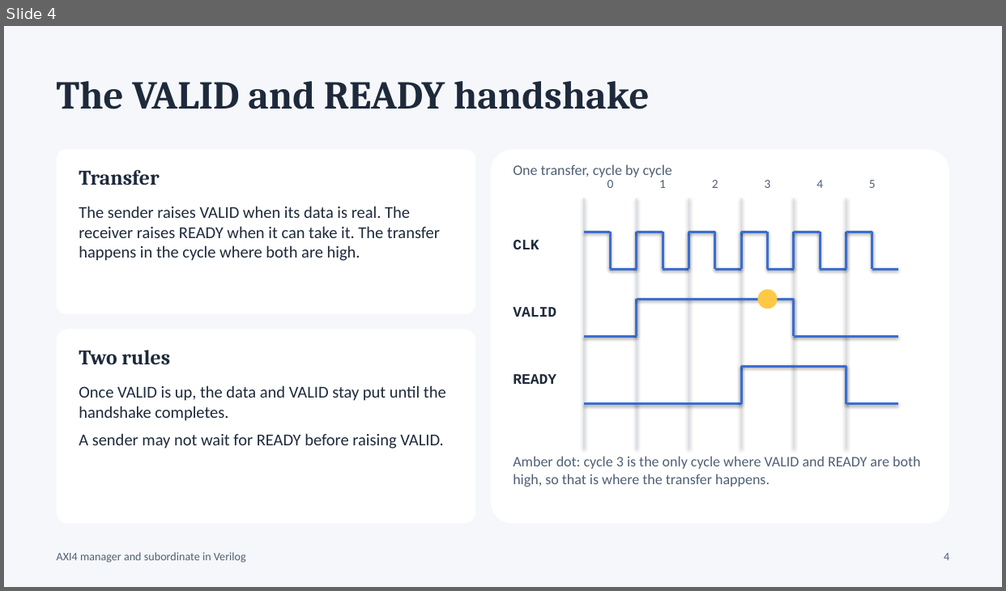
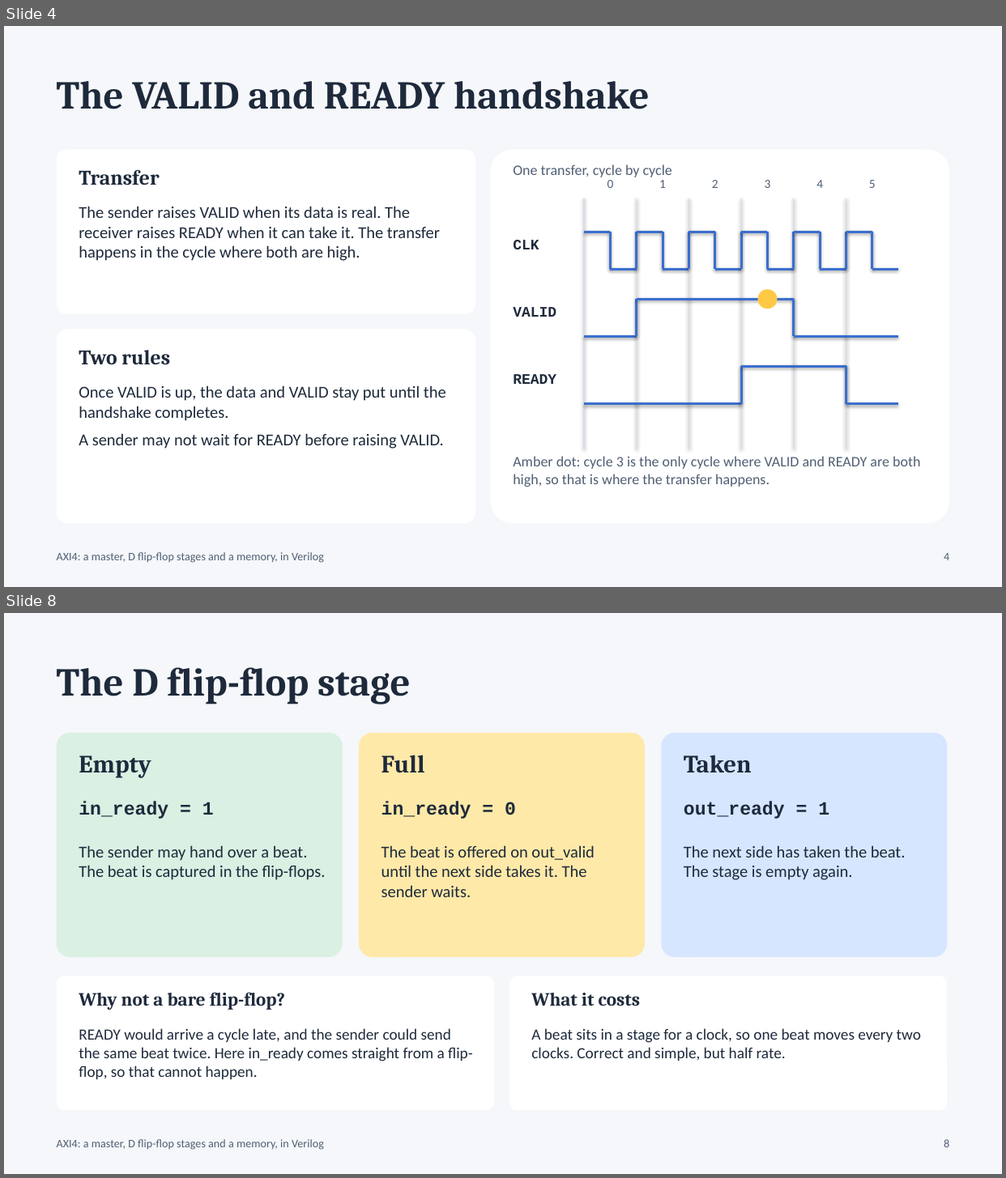
Before and after one commit to Moksha2709/Axi4_FPGA_Implementation, a slide deck: docs/AXI4_Viva_Presentation.pptx. Shown one above the other, each under a label of ours: slide 4 before the commit, slides 4 and 8 after it; the slides between them are not shown. The pictures are 1006x591 and 1006x1178 pixels, drawn with LibreOffice and Linux fonts; fonts in the diff are those of the drawing. Boxes give left, top, right and bottom in pixels: in the first picture for what was removed or moved away, otherwise in the second. Text is boxed around its words. In the diff, an @@ line names an element or a change of style, - is before the commit and + after.

Commit message:
Master that starts transfers itself, D flip-flop stages on all five channels; INCR-only bursts, no attribute signals; regenerate diagram, waveforms and presentation

```diff
--- a/docs/AXI4_Viva_Presentation.pptx
+++ b/docs/AXI4_Viva_Presentation.pptx
@@ slide 8 added at (4,613,1002,1174), background #F5F7FA @@
@@ text added at (57,667,410,704), 38 pt, text #1E2A3B, bold @@
+The D flip-flop stage
@@ rounded rectangle added at (57,733,343,957), fill #D9F0E3 @@
@@ rounded rectangle added at (359,733,645,957), fill #FFE9A8 @@
@@ rounded rectangle added at (661,733,948,957), fill #D6E6FF @@
@@ text added at (79,756,151,778), 24 pt, text #1E2A3B, bold @@
+Empty
@@ text added at (381,755,425,773), 24 pt, text #1E2A3B, bold @@
+Full
@@ text added at (684,755,752,773), 24 pt, text #1E2A3B, bold @@
+Taken
@@ text added at (79,801,214,819), 18 pt, text #1E2A3B, bold @@
+in_ready = 1
@@ text added at (381,801,516,819), 18 pt, text #1E2A3B, bold @@
+in_ready = 0
@@ text added at (684,801,829,819), 18 pt, text #1E2A3B, bold @@
+out_ready = 1
@@ text added at (79,845,326,880), 16 pt, text #1E2A3B @@
+The sender may hand over a beat. The beat is captured in the flip-flops.
@@ text added at (381,845,594,897), 16 pt, text #1E2A3B @@
+The beat is offered on out_valid until the next side takes it. The sender waits.
@@ text added at (684,845,906,880), 16 pt, text #1E2A3B @@
+The next side has taken the beat. The stage is empty again.
@@ rounded rectangle added at (57,976,494,1111), fill #FFFFFF @@
@@ rounded rectangle added at (509,976,948,1111), fill #FFFFFF @@
@@ text added at (79,992,285,1010), 18 pt, text #1E2A3B, bold @@
+Why not a bare flip-flop?
@@ text added at (531,993,640,1006), 18 pt, text #1E2A3B, bold @@
+What it costs
@@ text added at (79,1029,473,1080), 15 pt, text #1E2A3B @@
+READY would arrive a cycle late, and the sender could send the same beat twice. Here in_ready comes straight from a flip-flop, so that cannot happen.
@@ text added at (531,1029,921,1061), 15 pt, text #1E2A3B @@
+A beat sits in a stage for a clock, so one beat moves every two clocks. Correct and simple, but half rate.
@@ text added at (57,1139,324,1150), 11 pt, text #4F5F74 @@
+AXI4: a master, D flip-flop stages and a memory, in Verilog
@@ text added at (944,1139,949,1148), 11 pt, text #4F5F74 @@
+8
@@ slide 4 changed as well @@
@@ text at (57,552,324,563): text changed @@
-AXI4 manager and subordinate in Verilog
+AXI4: a master, D flip-flop stages and a memory, in Verilog
```
Also in this commit, not shown: 7 other slides changed, 7 other slides added, 9 slides removed, 23 other files.
